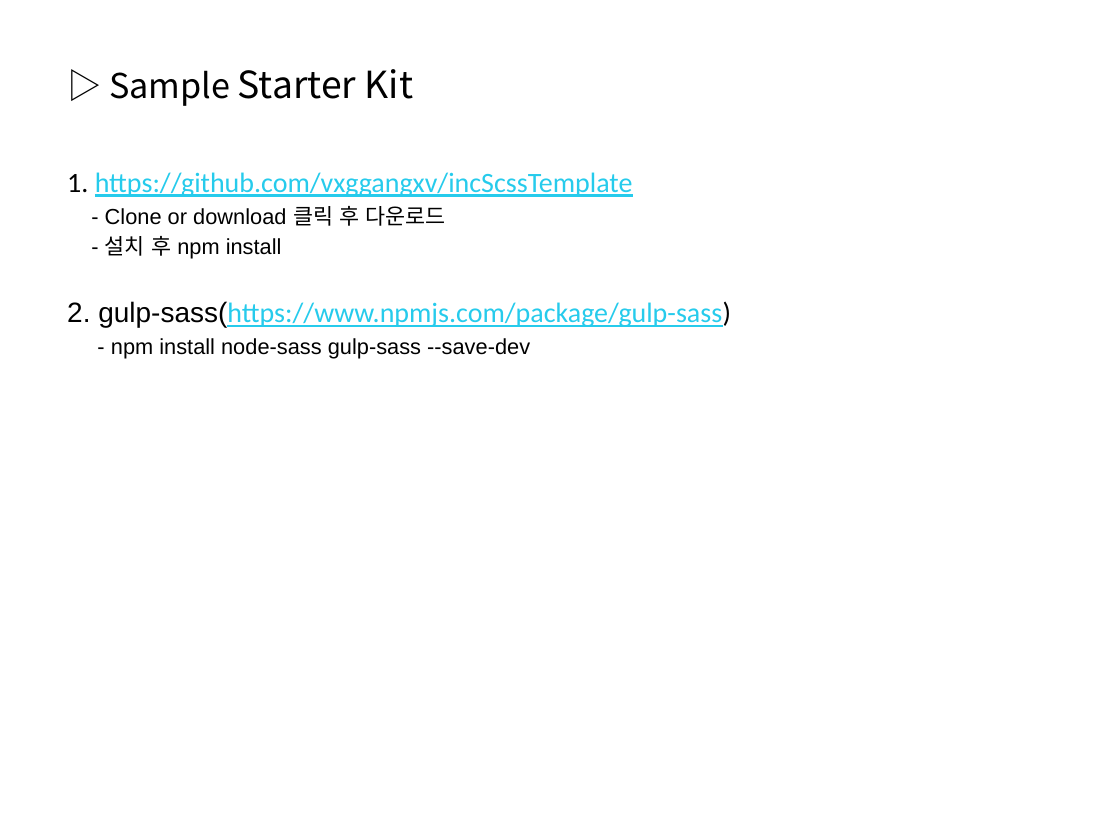
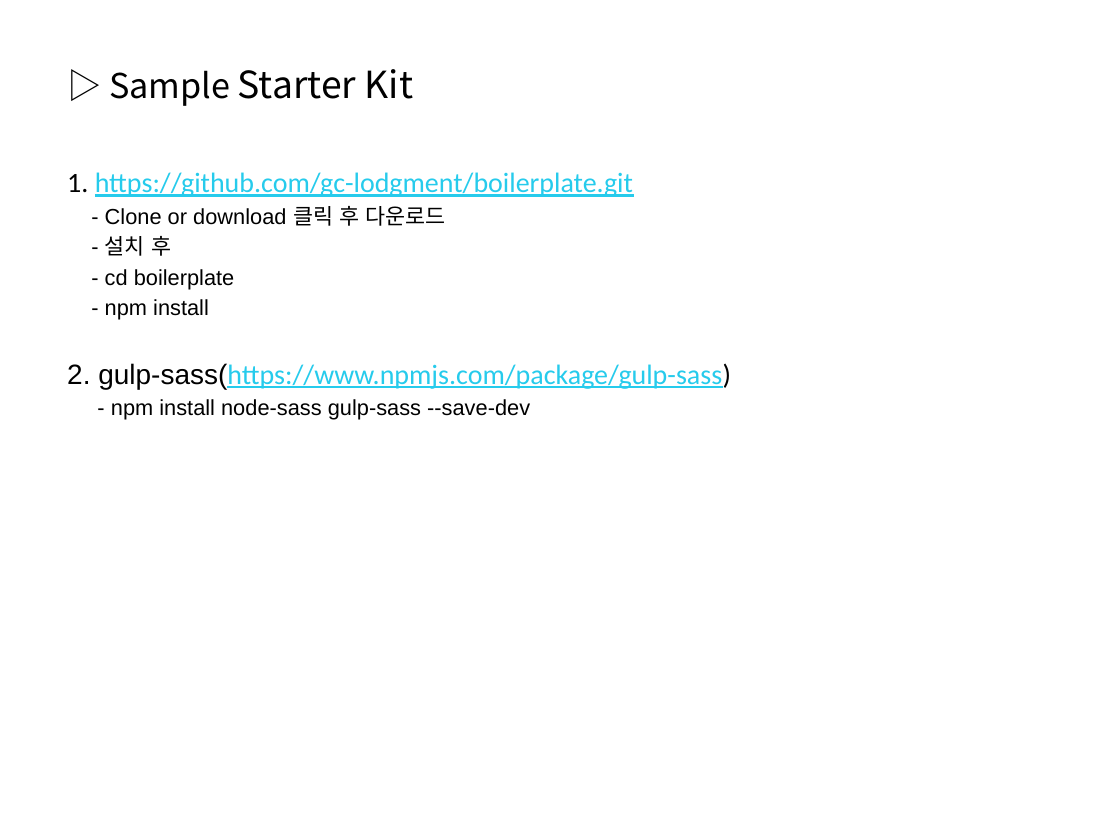
Before and after one commit to fe-ebiz/boilerplate, a slide deck: slide 7 of document/Web-Publishing개발환경구축.pptx. Drawn at 1120x840 pixels with LibreOffice and Linux fonts; fonts in the diff are those of the drawing; background and template pictures are left out. Boxes give left, top, right and bottom in pixels: in the first picture for what was removed or moved away, otherwise in the second. Text is boxed around its words. In the diff, an @@ line names an element or a change of style, - is before the commit and + after.

```diff
--- a/document/Web-Publishing개발환경구축.pptx
+++ b/document/Web-Publishing개발환경구축.pptx
@@ text at [67,172,633,197]: text changed @@
-1. https://github.com/vxggangxv/incScssTemplate
+1. https://github.com/gc-lodgment/boilerplate.git
@@ text at [105,236,235,320]: text changed @@
-- 설치 후 npm install
+- 설치 후
+- cd boilerplate
+- npm install
```
Also in this commit, not shown: 1 other file.
